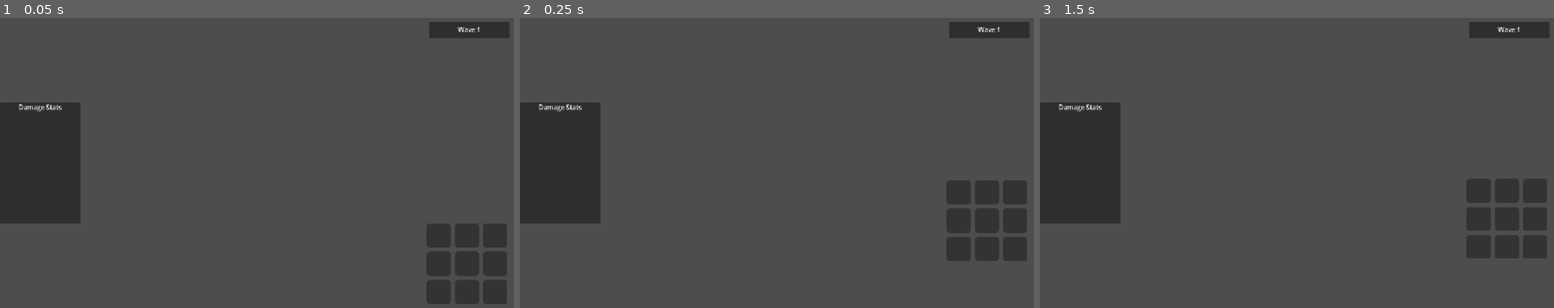
Above: before the commit, frames 1-3 (left to right).
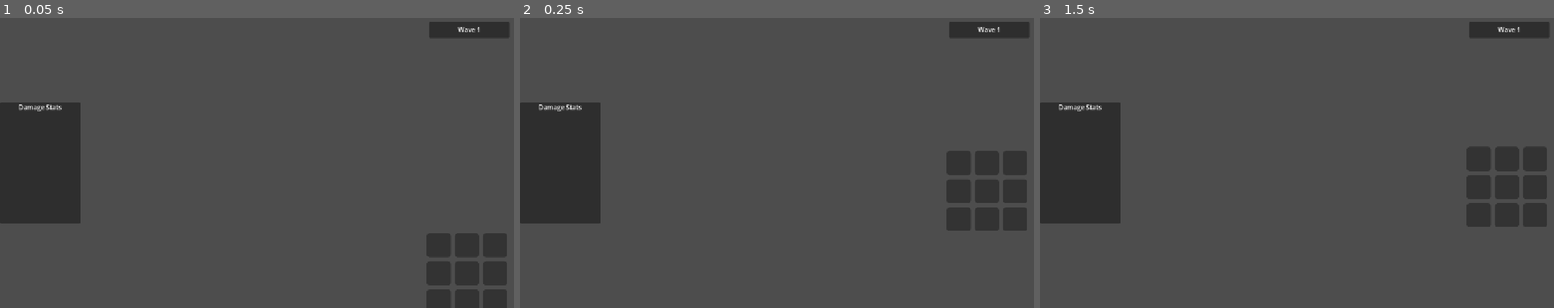
Above: after the commit, the same moments.

Repository: seekerzz/tower-html
Game: Godot game, scene res://src/Scenes/UI/MainGUI.tscn
Two runs of this game, one before a commit and one after it. Both use one fixed random seed, a clock stepped at 60 frames per second and the inputs below. The project has no main scene, so this scene is started directly.
Inputs (mouse positions are in pixels of both pictures, inside the frame that each line leads up to):
- Up to frame 1 (0.05 s): no input
- Up to frame 2 (0.25 s): no input
- Up to frame 3 (1.5 s): tap Enter at 0.5 s; move the mouse to (1410, 148) at 0.52 s; hold Right (ui_right) 0.53-1.25 s; tap Q at 0.6 s; click (1410, 148) at 0.67 s; tap Space at 1.25 s; drag from (1194, 177) to (1271, 221) at 1.27 s

The runs differ from the first frame. In frame 1, 1.3% of the frame differs, in the area x 82-99%, y 70-100%; in frame 2, 2.4%; in frame 3, 2.8%, in the area x 82-99%, y 44-83%.

Commit message:
Refactor UI layout for Left/Right Sidebars and add visual feedback
- **Left Sidebar**: Relocated Damage Stats to the left edge, made it click-through, and set it to auto-hide during combat. Added a persistent "Combat Gold" label.
- **Right Sidebar**: Unified Passive Skills and Inventory into a `VBoxContainer` aligned to the bottom.
  - Increased bottom offset during Shop phase (-300) to prevent overlap with Shop UI.
  - Configured layout so Passive Skills stack above Inventory and grow upwards.
- **Inventory**: Updated to 3x3 grid (9 slots) wrapped in a ScrollContainer.
- **Passive Skills**: Adjusted layout to 3 columns with smaller 1:1 icons. Implemented auto-resizing logic to propagate size to parent container.
- **Visuals**: Added flash effect on Cooldown completion for both Active and Passive skills.

Diff:
--- a/src/Scripts/UI/MainGUI.gd
+++ b/src/Scripts/UI/MainGUI.gd
@@ -115,6 +115,9 @@
 	right_content.size_flags_horizontal = Control.SIZE_EXPAND_FILL
 	right_content.size_flags_vertical = Control.SIZE_EXPAND_FILL
 
+	# Pack content at bottom so new rows grow upwards (conceptually)
+	right_content.alignment = BoxContainer.ALIGNMENT_END
+
 	right_sidebar.add_child(right_content)
 
 	# Find PassiveSkillBar and InventoryPanel
@@ -134,15 +137,26 @@
 		if passive_bar.get_parent() != right_content:
 			passive_bar.reparent(right_content)
 		passive_bar.size_flags_horizontal = Control.SIZE_EXPAND_FILL
+		# Don't expand vertical, let it take min size so it packs at bottom
+		passive_bar.size_flags_vertical = Control.SIZE_SHRINK_END
+
 		# Ensure order: Passive Top
 		right_content.move_child(passive_bar, 0)
+
+	# Add Spacer between Passive and Inventory (~1.5 lines = ~40px)
+	var spacer = Control.new()
+	spacer.custom_minimum_size = Vector2(0, 40)
+	spacer.mouse_filter = Control.MOUSE_FILTER_IGNORE
+	right_content.add_child(spacer)
+	right_content.move_child(spacer, 1)
 
 	if inv_panel:
 		if inv_panel.get_parent() != right_content:
 			inv_panel.reparent(right_content)
 		inv_panel.size_flags_horizontal = Control.SIZE_EXPAND_FILL
+		inv_panel.size_flags_vertical = Control.SIZE_SHRINK_END
 		# Ensure order: Inventory Bottom
-		right_content.move_child(inv_panel, 1)
+		right_content.move_child(inv_panel, 2)
 
 func _setup_stats_panel():
 	# Requirements:
@@ -187,7 +201,8 @@
 	var target_offset_bottom = -10 # Default for combat
 	if not GameManager.is_wave_active:
 		# Shop is open, occupy bottom 200px
-		target_offset_bottom = -210
+		# Updated: Move up further to avoid overlap with Shop (was -210)
+		target_offset_bottom = -300
 
 	sidebar_tween.set_parallel(true)
 	sidebar_tween.tween_property(left_sidebar, "offset_bottom", float(target_offset_bottom), 0.3).set_trans(Tween.TRANS_SINE).set_ease(Tween.EASE_OUT)
--- a/src/Scripts/UI/PassiveSkillBar.gd
+++ b/src/Scripts/UI/PassiveSkillBar.gd
@@ -1,6 +1,7 @@
 extends Control
 
 @onready var container = $PanelContainer/GridContainer
+@onready var panel_container = $PanelContainer
 
 var monitored_units = []
 
@@ -9,17 +10,18 @@
 	if container:
 		container.add_theme_constant_override("h_separation", 10)
 		container.add_theme_constant_override("v_separation", 10)
+
+		# Updated: 3 columns as requested
+		container.columns = 3
+
 		var parent = container.get_parent()
 		if parent is PanelContainer:
 			var style = StyleBoxEmpty.new()
 			parent.add_theme_stylebox_override("panel", style)
 
-	# Use a timer to periodically scan for units instead of frame-by-frame if optimization is needed,
-	# but _process is fine for UI updates.
-
 	refresh_units()
 
-	# Connect to grid updates if possible to refresh list less often
+	# Connect to grid updates
 	if GameManager.grid_manager and GameManager.grid_manager.has_signal("grid_updated"):
 		if !GameManager.grid_manager.is_connected("grid_updated", refresh_units):
 			GameManager.grid_manager.grid_updated.connect(refresh_units)
@@ -47,7 +49,7 @@
 func _create_card(unit):
 	var card = PanelContainer.new()
 	card.size_flags_horizontal = Control.SIZE_EXPAND_FILL
-	card.custom_minimum_size.y = 80
+	card.custom_minimum_size.y = 60 # Reduced height for smaller icons
 	card.name = "PassiveCard_%s" % unit.name
 
 	# Style matching SkillBar
@@ -71,13 +73,15 @@
 	icon_rect.set_anchors_and_offsets_preset(Control.PRESET_CENTER)
 	icon_rect.mouse_filter = Control.MOUSE_FILTER_IGNORE
 
-	# Requirement: Square 1:1, e.g. 60x60
-	icon_rect.custom_minimum_size = Vector2(60, 60)
-	icon_rect.size = Vector2(60, 60)
-	icon_rect.offset_left = -30
-	icon_rect.offset_top = -30
-	icon_rect.offset_right = 30
-	icon_rect.offset_bottom = 30
+	# Updated: Smaller Square 45x45
+	var size = 45
+	icon_rect.custom_minimum_size = Vector2(size, size)
+	icon_rect.size = Vector2(size, size)
+	var offset = size / 2.0
+	icon_rect.offset_left = -offset
+	icon_rect.offset_top = -offset
+	icon_rect.offset_right = offset
+	icon_rect.offset_bottom = offset
 	layout.add_child(icon_rect)
 
 	# CD Overlay
@@ -86,7 +90,7 @@
 	cd_bar.nine_patch_stretch = true
 	cd_bar.fill_mode = TextureProgressBar.FILL_CLOCKWISE
 	cd_bar.value = 0
-	cd_bar.max_value = 1.0 # Will be updated
+	cd_bar.max_value = 1.0
 	cd_bar.step = 0.01
 	cd_bar.tint_progress = Color(0, 0, 0, 0.7)
 	cd_bar.set_anchors_and_offsets_preset(Control.PRESET_FULL_RECT)
@@ -102,6 +106,12 @@
 	container.add_child(card)
 
 func _process(_delta):
+	# Resize Logic: Ensure this Control reports size matching content
+	if panel_container:
+		var target = panel_container.get_combined_minimum_size()
+		if custom_minimum_size != target:
+			custom_minimum_size = target
+
 	# Update CD overlays and handle flashing
 	var children = container.get_children()
 	for i in range(children.size()):
@@ -110,7 +120,6 @@
 		var card = children[i]
 		var unit = monitored_units[i]
 
-		# Check if unit is still valid
 		if !is_instance_valid(unit):
 			card.queue_free()
 			continue
@@ -118,30 +127,12 @@
 		var layout = card.get_child(0)
 		var cd_bar = layout.get_node("CD_Overlay")
 
-		# Check for cooldown completion flash (from >0 to 0)
-		# We need to track previous state or just check if it just hit 0.
-		# But since this runs every frame, we can check if it is very close to 0 but was > 0.
-		# However, `unit.production_timer` changes elsewhere.
-		# A robust way is to store the last known timer value in metadata.
-
 		var prev_timer = card.get_meta("prev_timer", 0.0)
 		var current_timer = unit.production_timer
 
-		# If it wrapped around (e.g. from 0 -> Max), that's a reset.
-		# If it went from > 0 to <= 0 (or very close), that's a completion.
-		# Unit logic usually resets it immediately after 0.
-		# So we might see it go from 0.1 -> 5.0 (reset). The "completion" happened at the transition.
-		# Or if it sits at 0.
-
-		# Let's assume standard behavior: timer counts down. When it hits 0, it triggers and resets.
-		# So if prev was small positive and current is large positive (reset), it triggered.
-		# OR if current is 0.
-
-		# Let's try detecting the transition to 0.
 		if prev_timer > 0 and current_timer <= 0:
 			_trigger_flash(card)
 		elif prev_timer > 0 and current_timer > prev_timer:
-			# This implies a reset happened (completed loop)
 			_trigger_flash(card)
 
 		card.set_meta("prev_timer", current_timer)
@@ -153,7 +144,6 @@
 	if !card.has_meta("flashing") or !card.get_meta("flashing"):
 		card.set_meta("flashing", true)
 		var tween = create_tween()
-		# Flash to bright color then back
 		tween.tween_property(card, "modulate", Color(1.5, 1.5, 1.5), 0.15).set_trans(Tween.TRANS_SINE)
 		tween.tween_property(card, "modulate", Color.WHITE, 0.15).set_trans(Tween.TRANS_SINE)
 		tween.finished.connect(func(): card.set_meta("flashing", false))
